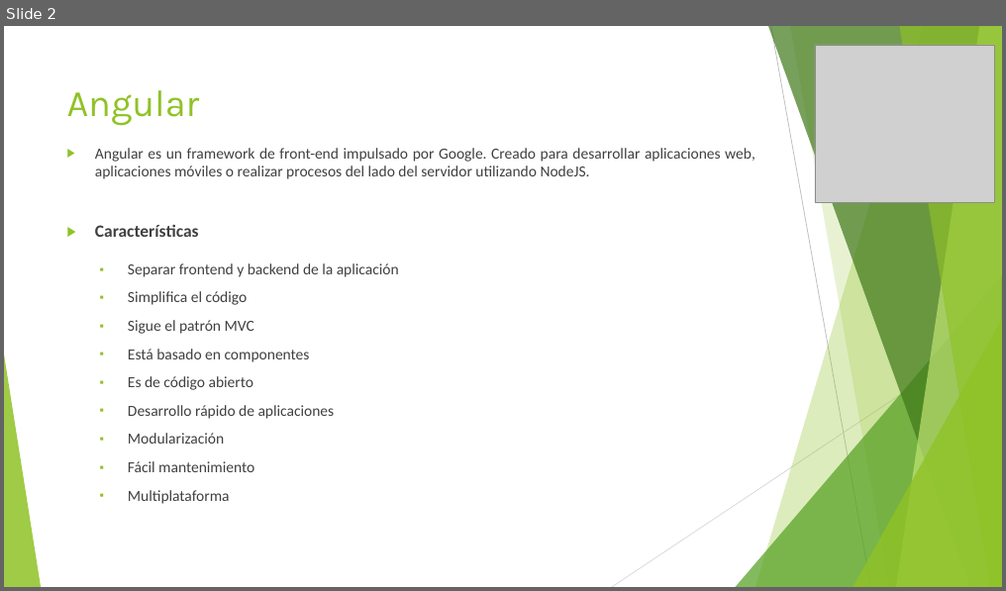
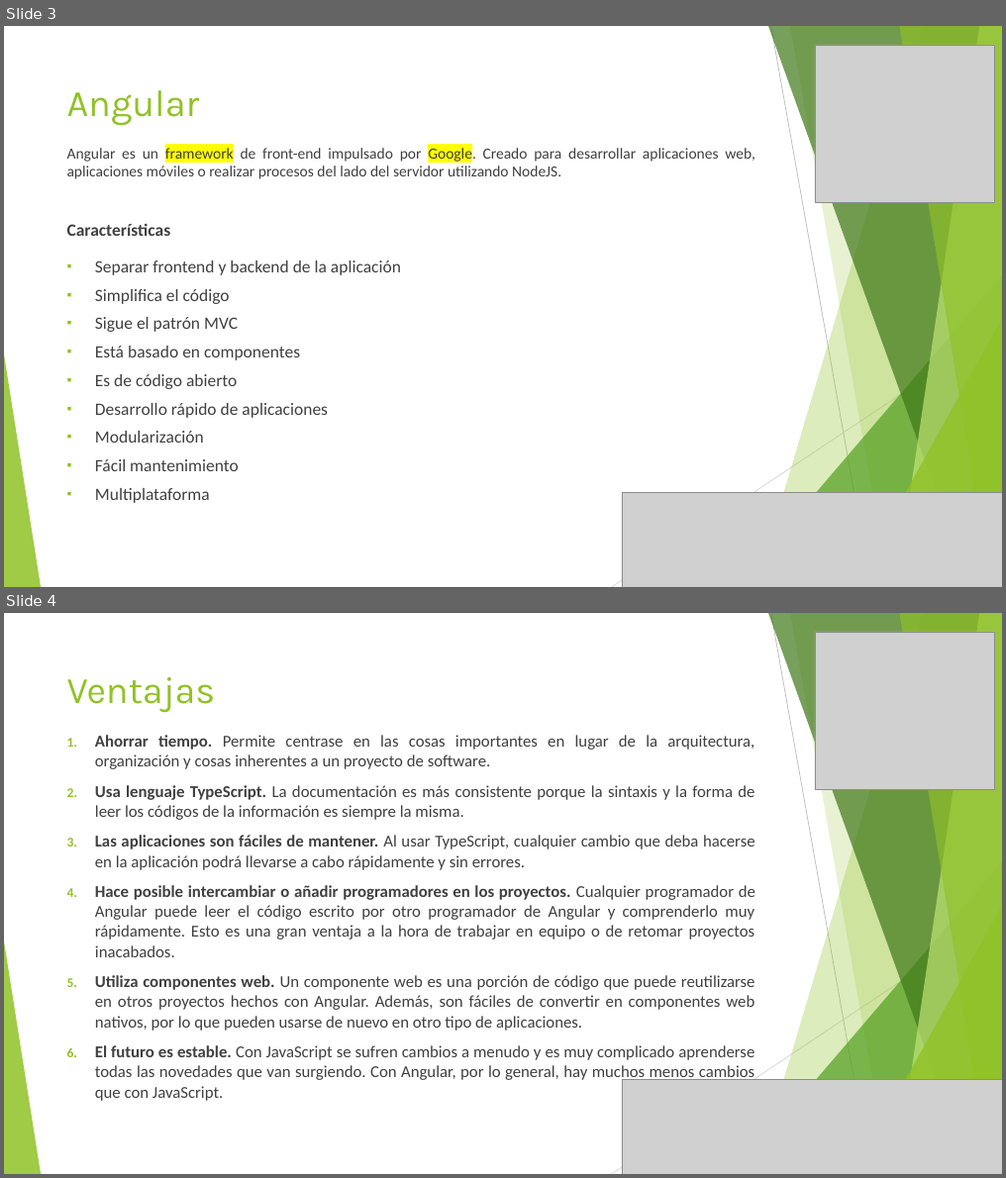
Before and after one commit to jpchSubzero/tartaro, a slide deck: angular/eShopApp/Recursos/Angular.pptx. Shown one above the other, each under a label of ours: slide 2 before the commit, slides 3 and 4 after it. The pictures are 1006x591 and 1006x1178 pixels, drawn with LibreOffice and Linux fonts; fonts in the diff are those of the drawing; grey boxes stand for pictures. Boxes give left, top, right and bottom in pixels: in the first picture for what was removed or moved away, otherwise in the second. Text is boxed around its words. In the diff, an @@ line names an element or a change of style, - is before the commit and + after.

```diff
--- a/angular/eShopApp/Recursos/Angular.pptx
+++ b/angular/eShopApp/Recursos/Angular.pptx
@@ slide 4 added at (4, 613, 1002, 1174), background #FFFFFF; not listed: 10 template elements that a slide beside it also shows @@
@@ picture added at (815, 632, 995, 789) @@
@@ title added at (67, 677, 216, 713), 36 pt, text #90C226 @@
+Ventajas
@@ text added at (95, 735, 755, 1101), 16 pt, text #404040 @@
+1. Ahorrar tiempo. Permite centrase en las cosas importantes en lugar de la arquitectura, organización y cosas inherentes a un proyecto de software.
+2. Usa lenguaje TypeScript. La documentación es más consistente porque la sintaxis y la forma de leer los códigos de la información es siempre la misma.
+3. Las aplicaciones son fáciles de mantener. Al usar TypeScript, cualquier cambio que deba hacerse en la aplicación podrá llevarse a cabo rápidamente y sin errores.
+4. Hace posible intercambiar o añadir programadores en los proyectos. Cualquier programador de Angular puede leer el código escrito por otro programador de Angular y comprenderlo muy rápidamente. Esto es una gran ventaja a la hora de trabajar en equipo o de retomar proyectos inacabados.
+5. Utiliza componentes web. Un componente web es una porción de código que puede reutilizarse en otros proyectos hechos con Angular. Además, son fáciles de convertir en componentes web nativos, por lo que pueden usarse de nuevo en otro tipo de aplicaciones.
+6. El futuro es estable. Con JavaScript se sufren cambios a menudo y es muy complicado aprenderse todas las novedades que van surgiendo. Con Angular, por lo general, hay muchos menos cambios que con JavaScript.
@@ picture added at (622, 1079, 1002, 1174) @@
@@ what was slide 2 is now slide 3 @@
@@ slide 3 changed as well @@
@@ text "Angular es un framework de ..." at (67, 145, 755, 503): highlight none to #FFFF00 in "framework Google."; size 14.8 to 16.6 pt in "Separar frontend y backend de la aplicación", "Simplifica el código", "Sigue el patrón MVC", "Está basado en componentes" and 5 more places; bullet ▶ to none; line spacing 0.97 to 0.87; list level 2 to 1 in "Separar frontend y backend de ..."; list level 2 to 1 in "Simplifica el código"; list level 2 to 1 in "Sigue el patrón MVC"; list level 2 to 1 in "Está basado en componentes"; list level 2 to 1 in "Es de código abierto"; list level 2 to 1 in "Desarrollo rápido de aplicaciones"; list level 2 to 1 in "Modularización"; list level 2 to 1 in "Fácil mantenimiento"; list level 2 to 1 in "Multiplataforma" @@
@@ picture added at (622, 492, 1002, 587) @@
```
Also in this commit, not shown: 18 other slides changed, 9 other slides added, 43 other files.
